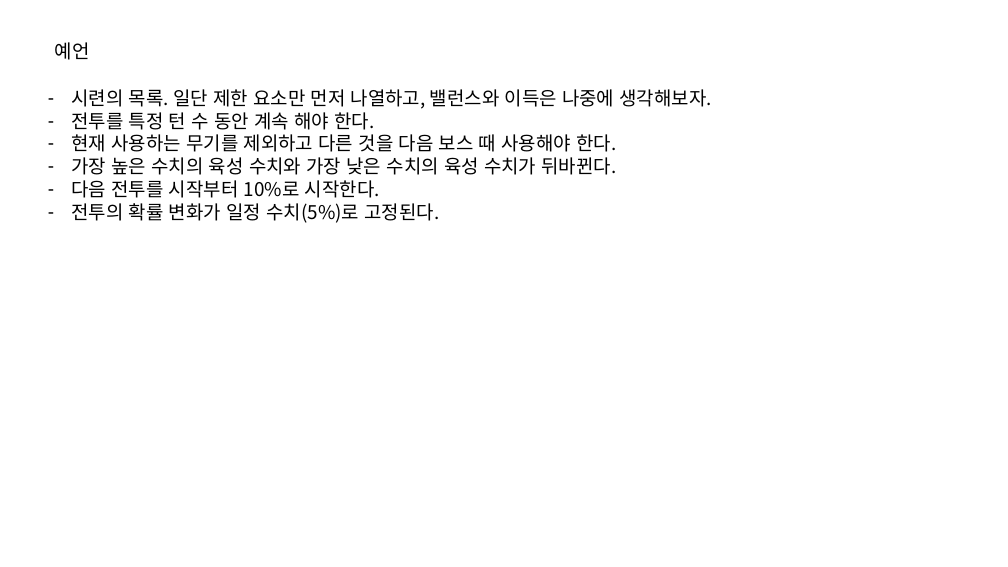
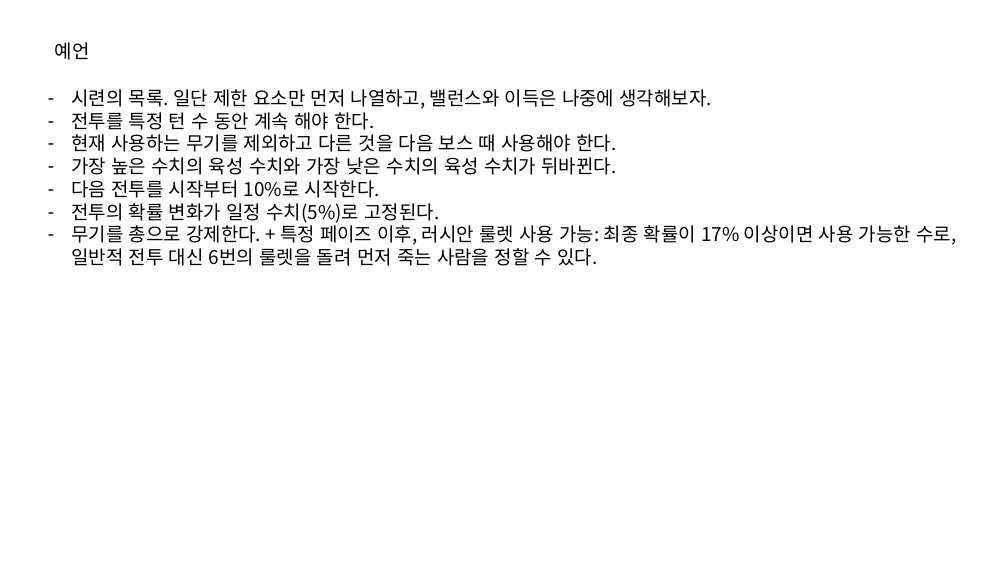
Before and after one commit to IdfKLeh/capstone, a slide deck: slide 4 of 이벤트.pptx. Drawn at 1008x567 pixels with LibreOffice and Linux fonts; fonts in the diff are those of the drawing. Boxes give left, top, right and bottom in pixels: in the first picture for what was removed or moved away, otherwise in the second. Text is boxed around its words. In the diff, an @@ line names an element or a change of style, - is before the commit and + after.

```diff
--- a/이벤트.pptx
+++ b/이벤트.pptx
@@ text at [71,222,956,266]: paragraph added @@
+– 무기를 총으로 강제한다. + 특정 페이즈 이후, 러시안 룰렛 사용 가능: 최종 확률이 17% 이상이면 사용 가능한 수로, 일반적 전투 대신 6번의 룰렛을 돌려 먼저 죽는 사람을 정할 수 있다.
```
Also in this commit, not shown: 3 other slides changed, 4 other files.
